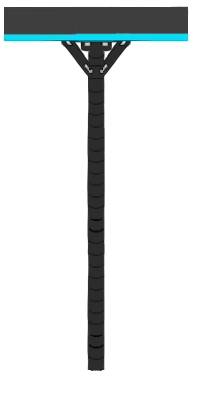
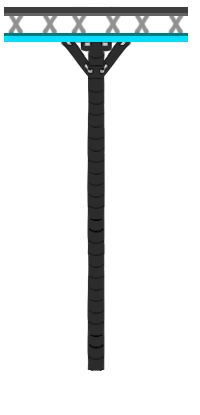
Before/after of a 200px x 415px layered artwork. What changed in the layer stack:
moved "Calque 5" above "Calque 15", painted on it over [70, 6, 127, 77]
painted on "Calque 15" over [3, 6, 77, 42]
painted on "Calque 8" over [61, 40, 89, 70]
painted on "Calque 14" over [114, 6, 189, 42]
painted on "Calque 7" over [103, 40, 131, 70]
